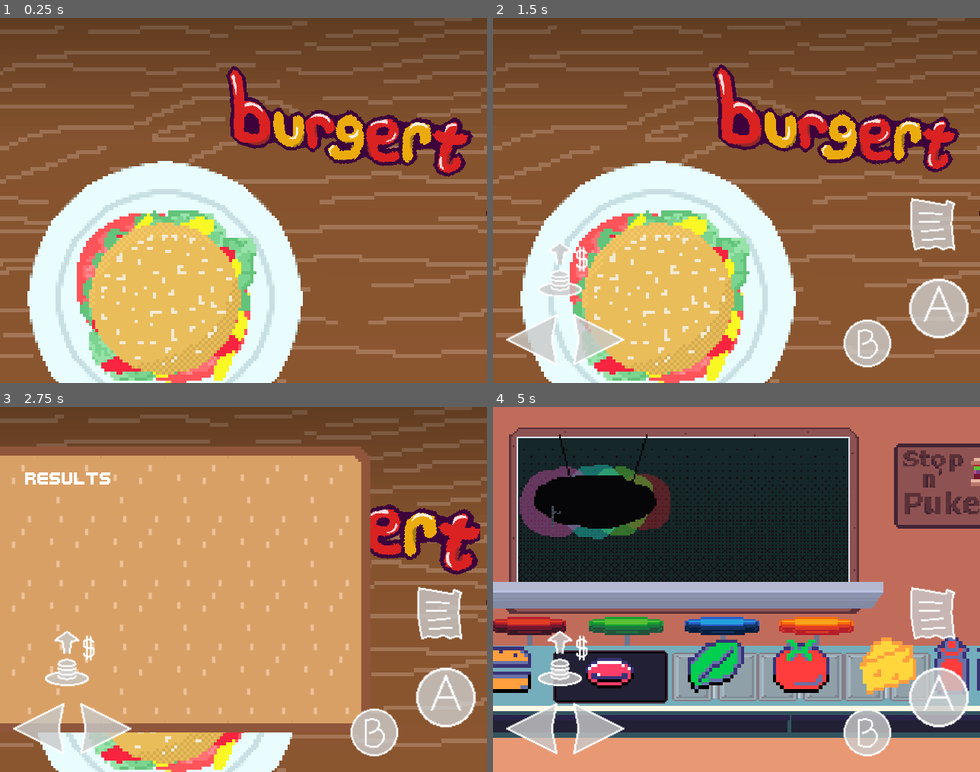
Above: before the commit, frames 1-4 (two rows, left to right).
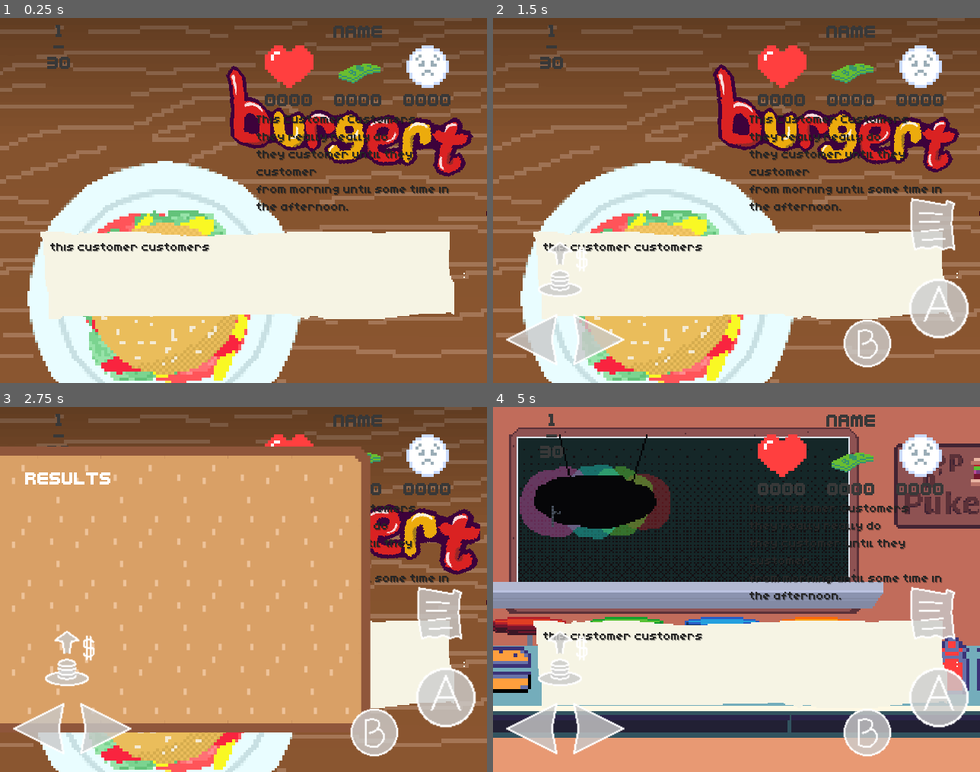
Above: after the commit, the same moments.

Repository: LettucePie/burgert
Game: Godot game, scene res://scenes/play.tscn
Two runs of this game, one before a commit and one after it. Both use one fixed random seed, a clock stepped at 60 frames per second and the inputs below. Sound files missing from this copy of the repository are replaced by a short silence.
Inputs (mouse positions are in pixels of both pictures, inside the frame that each line leads up to):
- Up to frame 1 (0.25 s): no input
- Up to frame 2 (1.5 s): tap Enter (menu) at 0.5 s; move the mouse to (843, 182) at 0.52 s; hold Right (right) 0.53-1.25 s; tap Z (confirm) at 0.6 s; click (843, 182) at 0.67 s; tap Space at 0.77 s; drag from (639, 218) to (712, 273) at 1.27 s
- Up to frame 3 (2.75 s): move the mouse to (292, 509) at 2.02 s; hold Right (right) from 2.03 s (still down); tap Z (confirm) at 2.1 s
- Up to frame 4 (5 s): release Right (right) at 2.75 s; drag from (712, 662) to (590, 534) at 2.77 s; move the mouse to (882, 644) at 3.52 s; hold Left (left) 3.53-4.25 s; tap Z (confirm) at 3.6 s; tap Space at 3.77 s; tap Enter (menu) at 4.15 s; drag from (590, 534) to (663, 498) at 4.27 s

The runs differ from the first frame. In frame 1, 23% of the frame differs, in the area x 8-96%, y 1-83%; in frame 2, 22%; in frame 3, 5.6%; in frame 4, 22%.

Commit message:
added reveal sheet to customerdex2

Diff:
--- /dev/null
+++ b/assets/images/graphics/menu/customerdex/page_reveal_spriteframes.tres
@@ -0,0 +1,64 @@
+[gd_resource type="SpriteFrames" load_steps=6 format=3 uid="uid://0eo7ahqtmhx8"]
+
+[ext_resource type="Texture2D" uid="uid://b408feu4f8tr3" path="res://assets/images/graphics/menu/customerdex/page_reveal_sheet.png" id="1_fqibf"]
+
+[sub_resource type="AtlasTexture" id="AtlasTexture_c4cq2"]
+atlas = ExtResource("1_fqibf")
+region = Rect2(960, 0, 320, 80)
+
+[sub_resource type="AtlasTexture" id="AtlasTexture_sf37g"]
+atlas = ExtResource("1_fqibf")
+region = Rect2(640, 0, 320, 80)
+
+[sub_resource type="AtlasTexture" id="AtlasTexture_ri7ln"]
+atlas = ExtResource("1_fqibf")
+region = Rect2(320, 0, 320, 80)
+
+[sub_resource type="AtlasTexture" id="AtlasTexture_wm5rw"]
+atlas = ExtResource("1_fqibf")
+region = Rect2(0, 0, 320, 80)
+
+[resource]
+animations = [{
+"frames": [{
+"duration": 1.0,
+"texture": SubResource("AtlasTexture_c4cq2")
+}, {
+"duration": 1.0,
+"texture": SubResource("AtlasTexture_sf37g")
+}, {
+"duration": 1.0,
+"texture": SubResource("AtlasTexture_ri7ln")
+}, {
+"duration": 1.0,
+"texture": SubResource("AtlasTexture_wm5rw")
+}],
+"loop": false,
+"name": &"hide",
+"speed": 5.0
+}, {
+"frames": [{
+"duration": 1.0,
+"texture": SubResource("AtlasTexture_wm5rw")
+}, {
+"duration": 1.0,
+"texture": SubResource("AtlasTexture_ri7ln")
+}, {
+"duration": 1.0,
+"texture": SubResource("AtlasTexture_sf37g")
+}, {
+"duration": 1.0,
+"texture": SubResource("AtlasTexture_c4cq2")
+}],
+"loop": false,
+"name": &"reveal",
+"speed": 5.0
+}, {
+"frames": [{
+"duration": 1.0,
+"texture": SubResource("AtlasTexture_wm5rw")
+}],
+"loop": false,
+"name": &"start",
+"speed": 5.0
+}]
--- a/scenes/ui/main_menu.tscn
+++ b/scenes/ui/main_menu.tscn
@@ -21,7 +21,7 @@
 [ext_resource type="Texture2D" uid="uid://dgk35orvkcg18" path="res://assets/images/graphics/money.png" id="19_arbe5"]
 [ext_resource type="Texture2D" uid="uid://ctre5kjihgolk" path="res://assets/images/graphics/customer_feedback_upset.png" id="20_tlh1p"]
 [ext_resource type="LabelSettings" uid="uid://di8n3a4uvrl4y" path="res://assets/theme/fonts/customerdex_labelsettings.tres" id="21_8q63w"]
-[ext_resource type="Texture2D" uid="uid://o0moosnkcs4q" path="res://assets/images/graphics/menu/customerdex/calendar_grid.png" id="22_q2224"]
+[ext_resource type="SpriteFrames" uid="uid://0eo7ahqtmhx8" path="res://assets/images/graphics/menu/customerdex/page_reveal_spriteframes.tres" id="22_8rdvr"]
 
 [sub_resource type="AtlasTexture" id="AtlasTexture_lcfjd"]
 atlas = ExtResource("18_53kgq")
@@ -163,11 +163,10 @@
 frame = 7
 
 [node name="CustomerDex2" type="Control" parent="."]
-visible = false
-layout_mode = 1
+layout_mode = 1
+anchors_preset = 15
 anchor_right = 1.0
-anchor_bottom = 1.917
-offset_bottom = -0.160034
+anchor_bottom = 1.0
 grow_horizontal = 2
 grow_vertical = 2
 theme = ExtResource("17_iqshf")
@@ -207,11 +206,11 @@
 anchor_left = 0.527
 anchor_top = 0.021
 anchor_right = 0.947
-anchor_bottom = 0.289
+anchor_bottom = 0.535
 offset_left = -0.279999
 offset_top = -0.320002
 offset_right = -0.0800171
-offset_bottom = -1.88
+offset_bottom = -119.96
 
 [node name="name" type="Label" parent="CustomerDex2/VBoxContainer"]
 layout_mode = 2
@@ -275,27 +274,22 @@
 label_settings = ExtResource("21_8q63w")
 autowrap_mode = 2
 
+[node name="page_reveal" type="AnimatedSprite2D" parent="CustomerDex2"]
+position = Vector2(325, 338.5)
+scale = Vector2(1.7875, 1.7875)
+sprite_frames = ExtResource("22_8rdvr")
+animation = &"start"
+autoplay = "start"
+
 [node name="description_b" type="Label" parent="CustomerDex2"]
 layout_mode = 1
 anchors_preset = -1
-anchor_left = 0.098
-anchor_top = 0.298
-anchor_right = 0.934
-anchor_bottom = 0.443
-offset_left = 0.279999
-offset_top = -0.160004
-offset_right = 0.23999
-offset_bottom = 0.439972
+anchor_left = 0.103125
+anchor_top = 0.604167
+anchor_right = 0.920313
+anchor_bottom = 0.79375
 text = "this customer customers"
 label_settings = ExtResource("21_8q63w")
-
-[node name="TextureRect" type="TextureRect" parent="CustomerDex2"]
-layout_mode = 0
-anchor_left = 0.153125
-anchor_top = 0.56087
-anchor_right = 0.870313
-anchor_bottom = 0.934783
-texture = ExtResource("22_q2224")
 metadata/_edit_use_anchors_ = true
 
 [connection signal="animation_finished" from="AnimationPlayer" to="." method="_on_animation_player_animation_finished"]
Binary file added: assets/images/graphics/menu/customerdex/page_reveal.aseprite
Binary file added: assets/images/graphics/menu/customerdex/page_reveal_sheet.png
Not shown, added: assets/images/graphics/menu/customerdex/page_reveal_sheet.png.import
